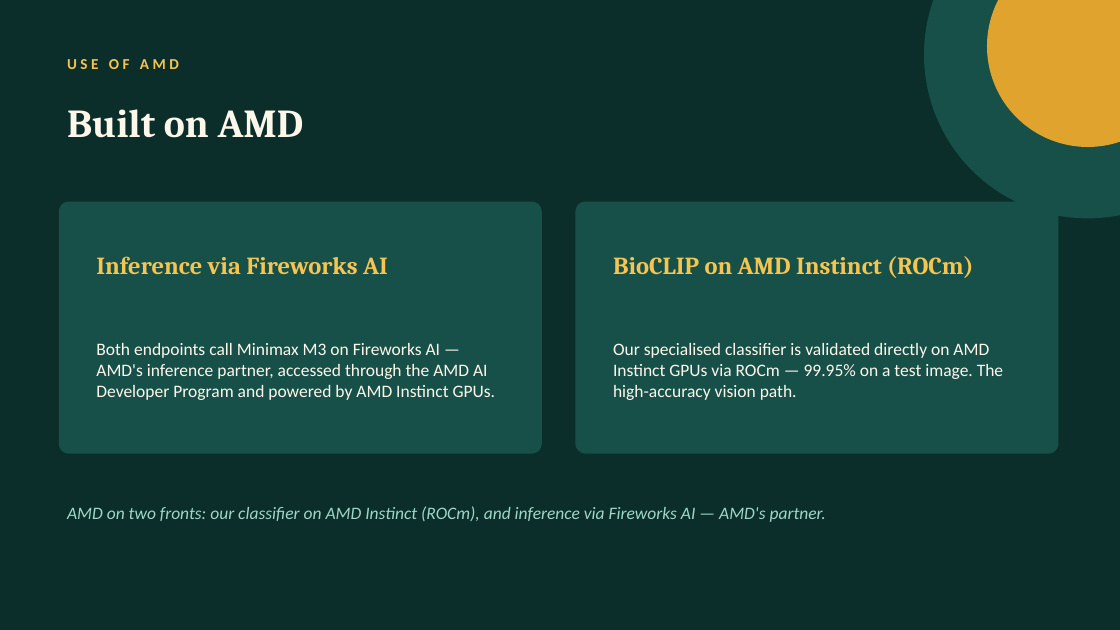
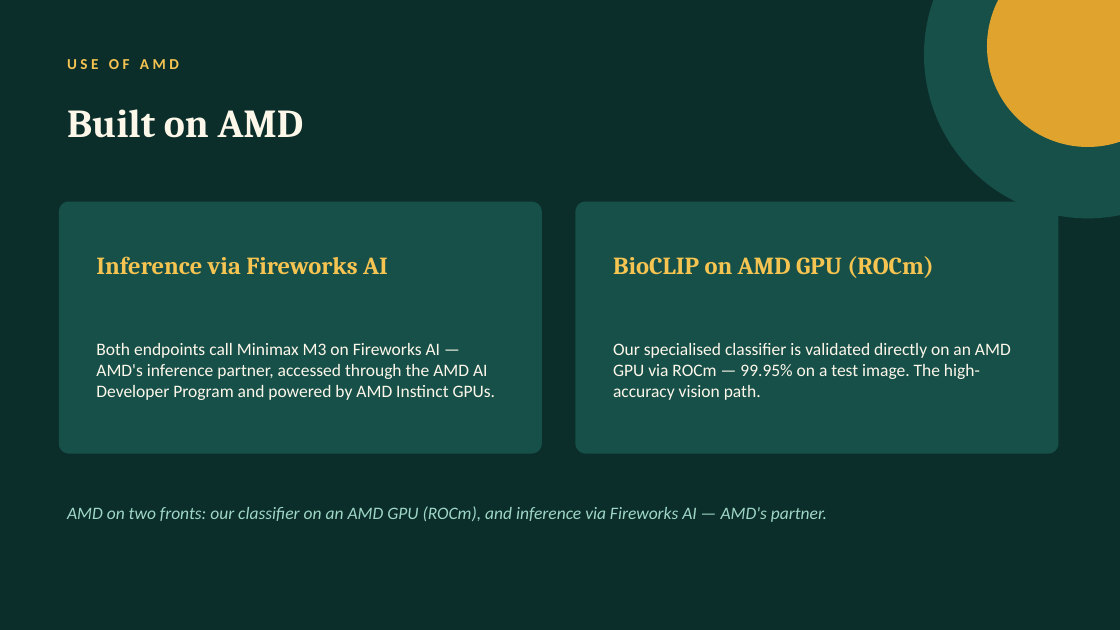
Before and after one commit to tannermundell/critto, a slide deck: slide 5 of slides/Critto-Pitch.pptx. Drawn at 1120x630 pixels with LibreOffice and Linux fonts; fonts in the diff are those of the drawing. Boxes give left, top, right and bottom in pixels: in the first picture for what was removed or moved away, otherwise in the second. Text is boxed around its words. In the diff, an @@ line names an element or a change of style, - is before the commit and + after.

Commit message:
Accurate AMD GPU wording (not Instinct) for our classifier

```diff
--- a/slides/Critto-Pitch.pptx
+++ b/slides/Critto-Pitch.pptx
@@ text at box(613, 256, 934, 278): text changed @@
-BioCLIP on AMD Instinct (ROCm)
+BioCLIP on AMD GPU (ROCm)
@@ text at box(613, 343, 1011, 400): text changed @@
-Our specialised classifier is validated directly on AMD Instinct GPUs via ROCm — 99.95% on a test image. The high-accuracy vision path.
+Our specialised classifier is validated directly on an AMD GPU via ROCm — 99.95% on a test image. The high-accuracy vision path.
@@ text at box(67, 506, 827, 522): text changed @@
-AMD on two fronts: our classifier on AMD Instinct (ROCm), and inference via Fireworks AI — AMD's partner.
+AMD on two fronts: our classifier on an AMD GPU (ROCm), and inference via Fireworks AI — AMD's partner.
```
Also in this commit, not shown: 1 other slide changed, 7 other files.
